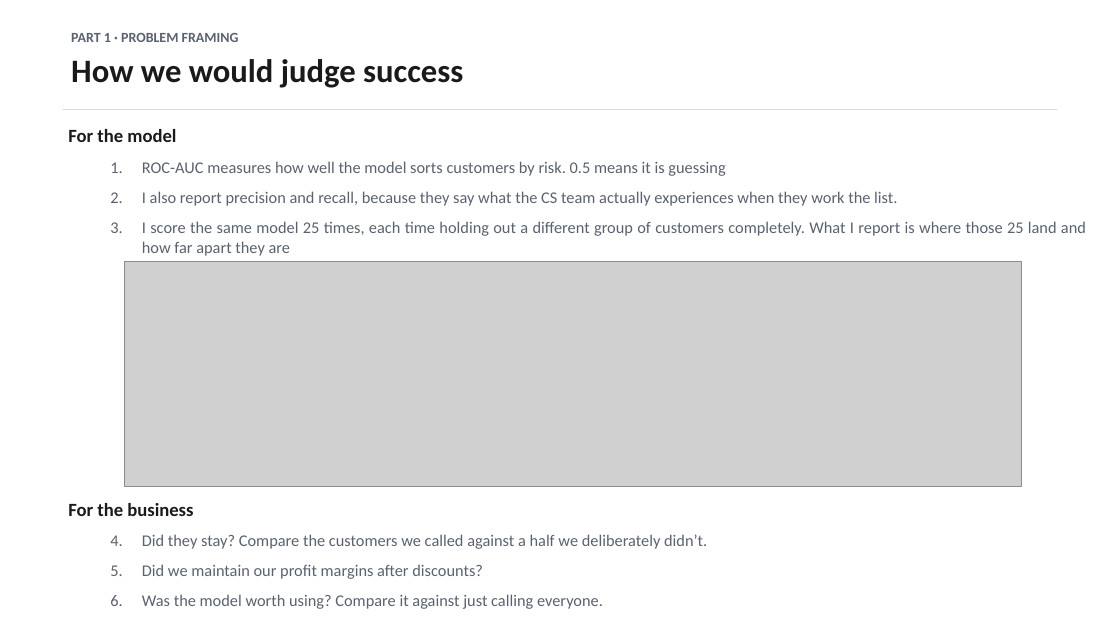
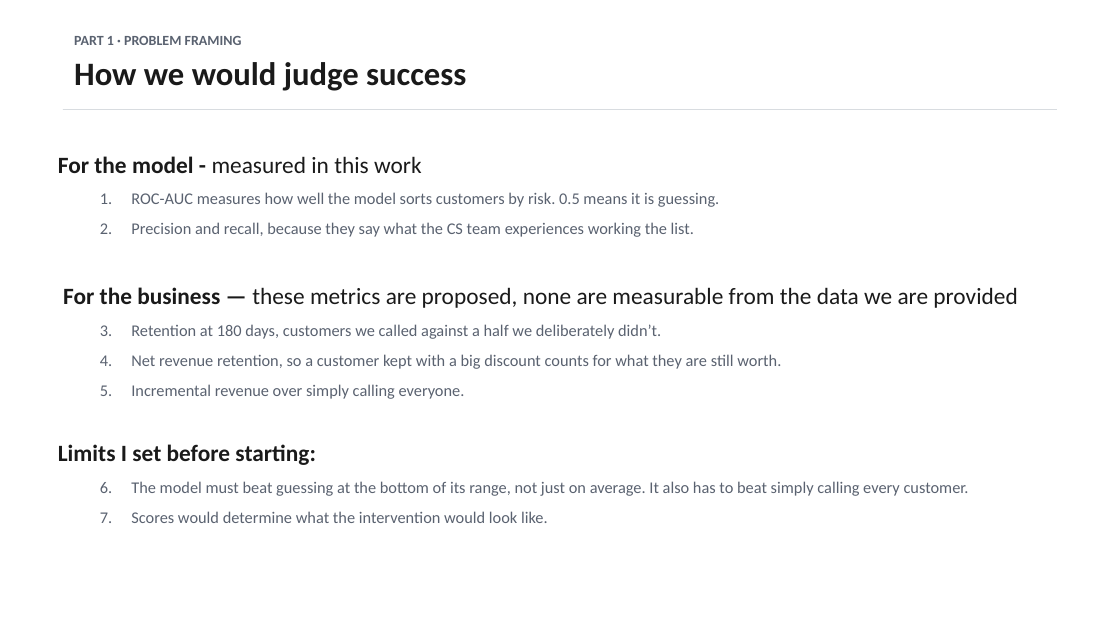
Before and after one commit to dmitriyratu/avepoint-churn-case-study, a slide deck: slide 3 of outputs/decks/AvePoint_Case_Study.pptx. Drawn at 1120x630 pixels with LibreOffice and Linux fonts; fonts in the diff are those of the drawing; grey boxes stand for pictures. Boxes give left, top, right and bottom in pixels: in the first picture for what was removed or moved away, otherwise in the second. Text is boxed around its words. In the diff, an @@ line names an element or a change of style, - is before the commit and + after.

```diff
--- a/outputs/decks/AvePoint_Case_Study.pptx
+++ b/outputs/decks/AvePoint_Case_Study.pptx
@@ text at [58,156,1017,523]: text changed @@
-For the model
-  1. ROC-AUC measures how well the model sorts customers by risk. 0.5 means it is guessing
-  2. I also report precision and recall, because they say what the CS team actually experiences when they work the list.
-  3. I score the same model 25 times, each time holding out a different group of customers completely. What I report is where those 25 land and how far apart they are
-For the business
-  1. Did they stay? Compare the customers we called against a half we deliberately didn’t.
-  2. Did we maintain our profit margins after discounts?
-  3. Was the model worth using? Compare it against just calling everyone.
+For the model - measured in this work
+  1. ROC-AUC measures how well the model sorts customers by risk. 0.5 means it is guessing.
+  2. Precision and recall, because they say what the CS team experiences working the list.
+For the business — these metrics are proposed, none are measurable from the data we are provided
+  1. Retention at 180 days, customers we called against a half we deliberately didn’t.
+  2. Net revenue retention, so a customer kept with a big discount counts for what they are still worth.
+  3. Incremental revenue over simply calling everyone.
+Limits I set before starting:
+  1. The model must beat guessing at the bottom of its range, not just on average. It also has to beat simply calling every customer.
+  2. Scores would determine what the intervention would look like.
@@ picture removed at [124,262,1022,486] @@
```
Also in this commit, not shown: 3 other slides changed, 1 slide added, 4 other files.
